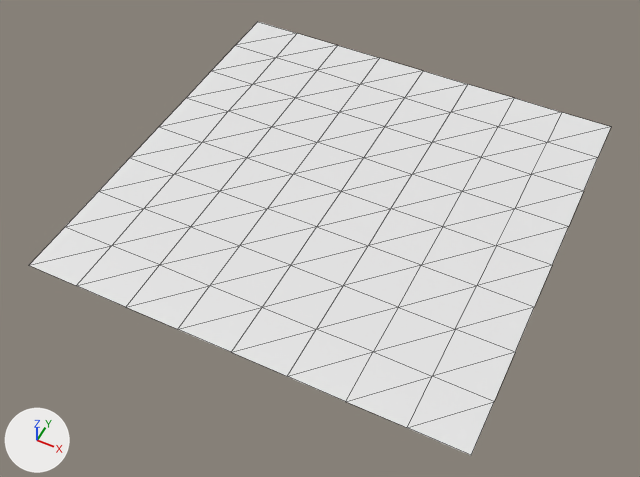
Renders of the glTF model assets/models/worlds/Coronda_Plaza.glb from each side of a commit.
Rendered twice from a 50 mm lens placed at (60.4, -131.6, 145.4), pointed at (0.3, -11.6, -4.6). The lights are fixed; the arrows at lower left show +X, +Y and +Z. The first picture is the older version. Mesh edges are drawn as thin lines. Where no turn or scale is listed for an object, it has been applied to the vertices.
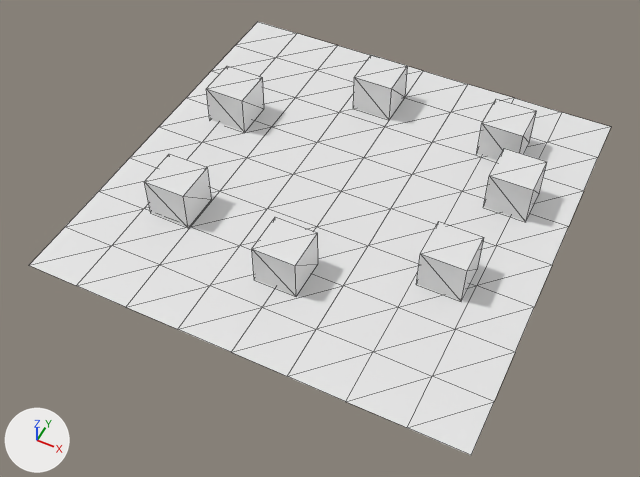
Changed parts and their boxes (x1, y1, x2, y2) in the pictures (640 x 477 px):
'Cube', added: after (252, 217, 318, 296)
'Cube.006', added: after (417, 221, 484, 301)
'Cube.001', added: after (144, 154, 212, 227)
'Cube.005', added: after (483, 148, 547, 221)
'Cube.002', added: after (206, 66, 264, 132)
'Cube.003', added: after (353, 55, 408, 120)
'Cube.004', added: after (477, 99, 537, 161)

The edits, one by one:
Mesh me_cube_007 is new.
It is a box spanning x -5.0..5.0, y -5.0..5.0, z -5.0..5.0.
Object 'Cube.006' (ob_cube_006) is new; it shows me_cube_007.
Its location is (31.0, -12.8, 4.8).
Object 'Cube.005' (ob_cube_005) is new; it shows a copy of me_cube_007.
Its location is (36.0, 14.8, 4.8).
Object 'Cube.004' (ob_cube_004) is new; it shows a copy of me_cube_007.
Its location is (28.6, 30.6, 4.8).
Object 'Cube.003' (ob_cube_003) is new; it shows a copy of me_cube_007.
Its location is (-5.1, 33.0, 4.8).
Object 'Cube.002' (ob_cube_002) is new; it shows a copy of me_cube_007.
Its location is (-35.1, 12.9, 4.8).
Object 'Cube.001' (ob_cube_001) is new; it shows a copy of me_cube_007.
Its location is (-30.4, -20.4, 4.8).
Object 'Cube' (ob_cube) is new; it shows a copy of me_cube_007.
Its location is (0.0, -26.9, 4.8).
